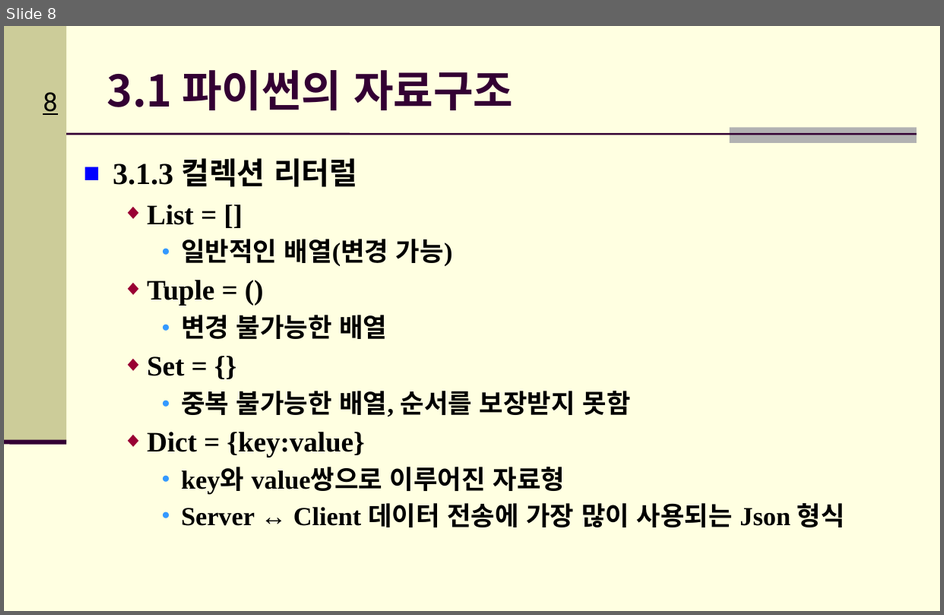
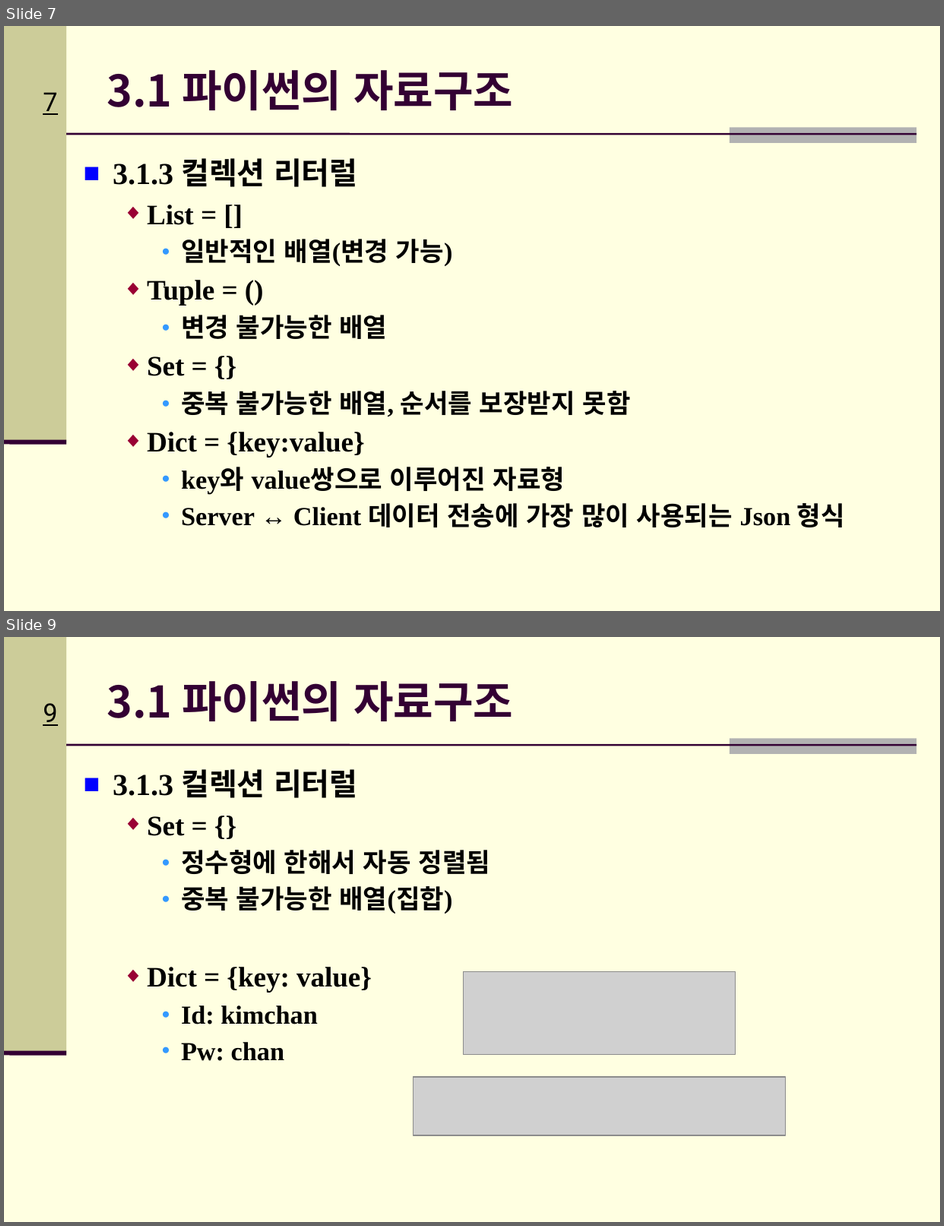
Before and after one commit to Hitbee-dev/OpenCV-Python, a slide deck: 2022-09-13/documents/CH_03_파이썬 기초_실습.pptx. Shown one above the other, each under a label of ours: slide 8 before the commit, slides 7 and 9 after it; the slides between them are not shown. The pictures are 944x615 and 944x1226 pixels, drawn with LibreOffice and Linux fonts; fonts in the diff are those of the drawing; grey boxes stand for pictures; background and template pictures are left out. Boxes give left, top, right and bottom in pixels: in the first picture for what was removed or moved away, otherwise in the second. Text is boxed around its words. In the diff, an @@ line names an element or a change of style, - is before the commit and + after.

```diff
--- a/2022-09-13/documents/CH_03_파이썬 기초_실습.pptx
+++ b/2022-09-13/documents/CH_03_파이썬 기초_실습.pptx
@@ slide 9 added at [4, 637, 940, 1222], background #FFFFE1; not listed: 5 template elements that a slide beside it also shows @@
@@ title added at [107, 681, 513, 721], 33.3 pt, text #330033, bold @@
+3.1 파이썬의 자료구조
@@ text added at [113, 769, 491, 1061], 20 pt, text #000000, bold @@
+■ 3.1.3 컬렉션 리터럴
+  ◆ Set = {}
+    ● 정수형에 한해서 자동 정렬됨
+    ● 중복 불가능한 배열(집합)
+  ◆ Dict = {key: value}
+    ● Id: kimchan
+    ● Pw: chan
@@ picture added at [464, 972, 736, 1056] @@
@@ picture added at [413, 1077, 786, 1136] @@
@@ what was slide 8 is now slide 7 @@
@@ page number at [43, 92, 57, 115]: text changed @@
-8
+7
```
Also in this commit, not shown: 3 slides changed, 6 other slides added, 3 slides removed, 2 other files.
